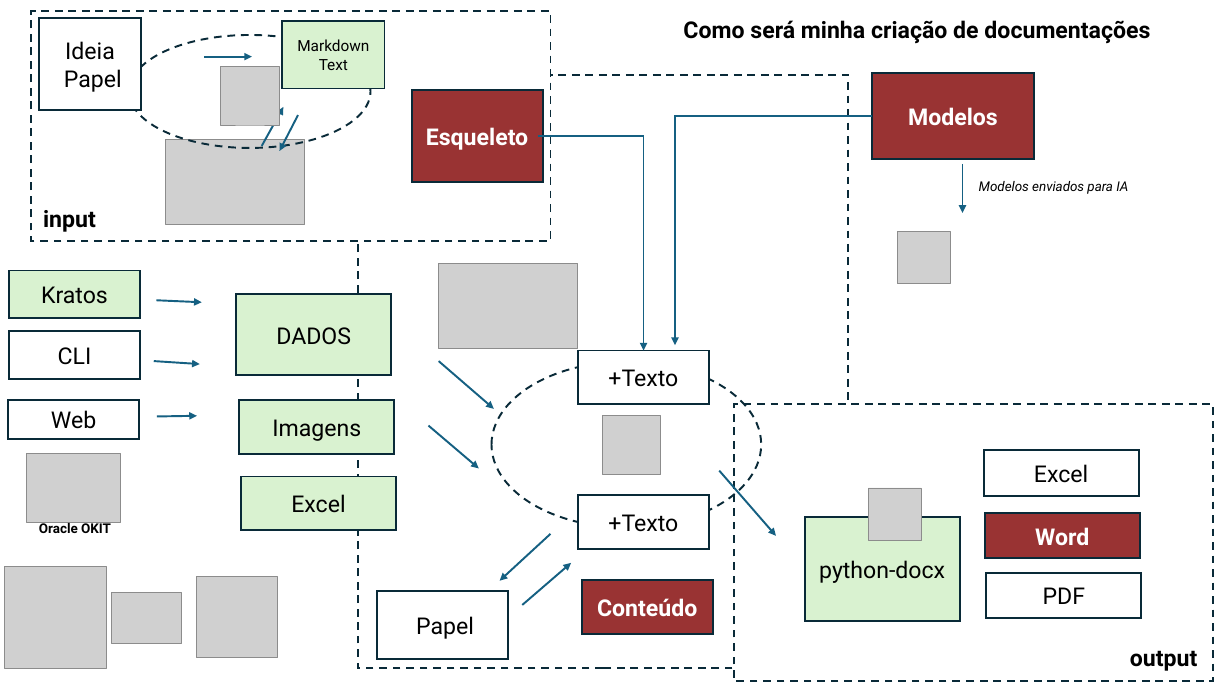
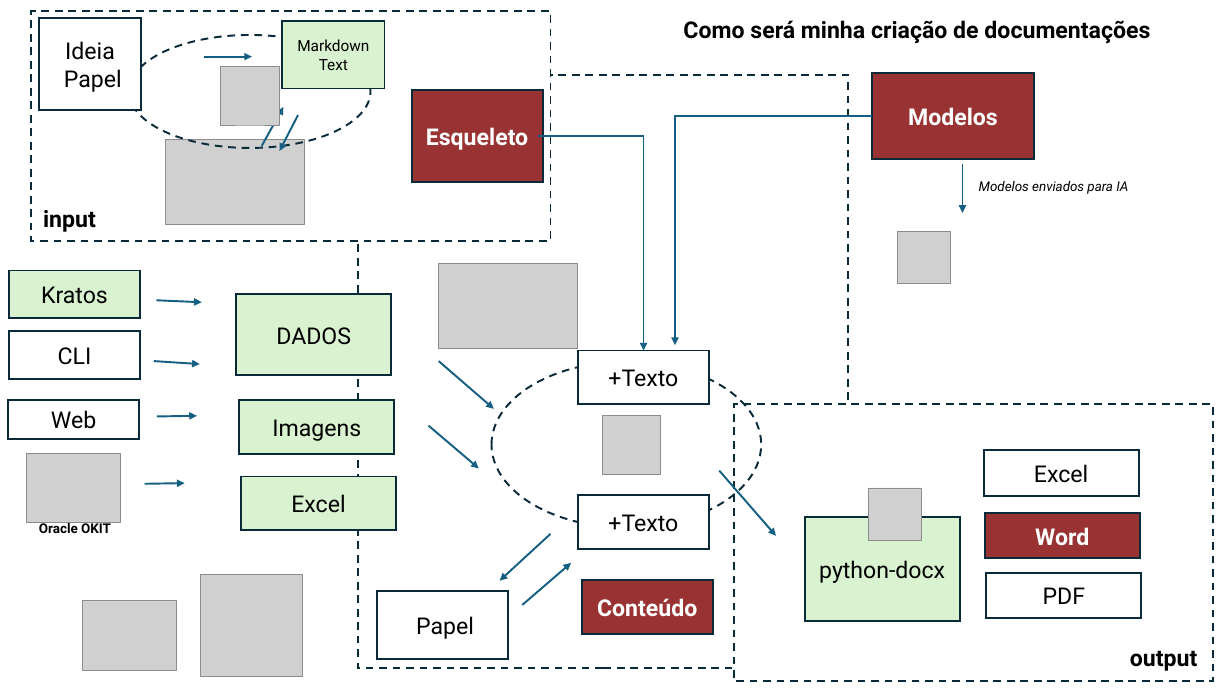
Before and after one commit to audaz/doc-generator, a slide deck: slide 3 of docs/Conceitos.pptx. Drawn at 1232x693 pixels with LibreOffice and Linux fonts; fonts in the diff are those of the drawing; grey boxes stand for pictures; background and template pictures are left out. Boxes give left, top, right and bottom in pixels: in the first picture for what was removed or moved away, otherwise in the second. Text is boxed around its words. In the diff, an @@ line names an element or a change of style, - is before the commit and + after.

Commit message:
ajustes

```diff
--- a/docs/Conceitos.pptx
+++ b/docs/Conceitos.pptx
@@ arrow added from (145, 484) to (185, 483), #156082 1.5 pt @@
@@ picture removed at bbox=[111, 593, 181, 644] @@
@@ picture removed at bbox=[197, 577, 278, 658] @@
@@ picture: place and size @@
-picture at bbox=[5, 567, 106, 668]
+picture at bbox=[201, 575, 302, 677]
@@ picture added at bbox=[83, 601, 177, 671] @@
```
